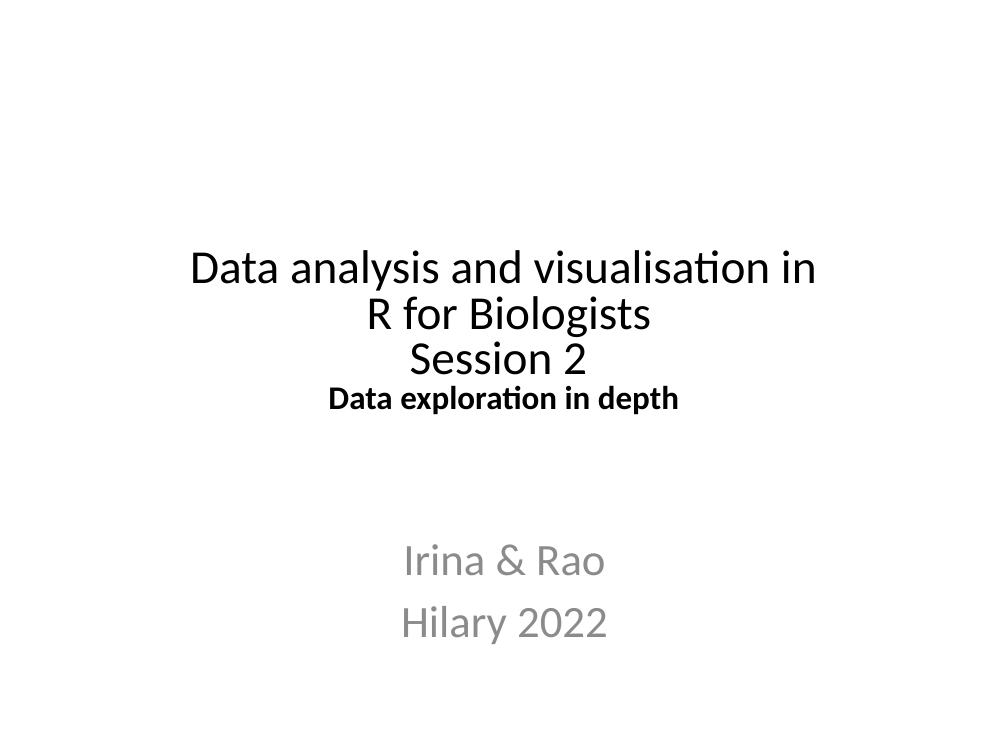
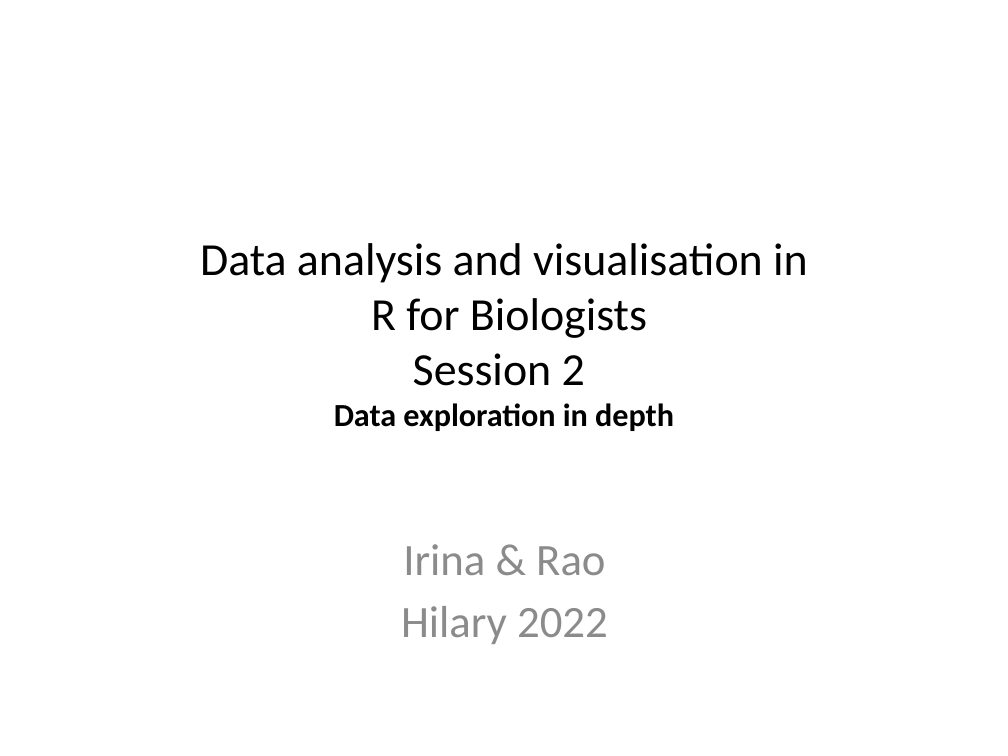
Before and after one commit to sraorao/data_analysis_visualisation_R_HT2022, a slide deck: slide 1 of powerpoint files/Session2.pptx. Drawn at 1008x756 pixels with LibreOffice and Linux fonts; fonts in the diff are those of the drawing. Boxes give left, top, right and bottom in pixels: in the first picture for what was removed or moved away, otherwise in the second. Text is boxed around its words. In the diff, an @@ line names an element or a change of style, - is before the commit and + after.

```diff
--- a/powerpoint files/Session2.pptx
+++ b/powerpoint files/Session2.pptx
@@ text "Data analysis and visualisation in ..." at (200, 243, 808, 431): size 33.8 to 32.8 pt in "Data analysis and visualisation in R for ..."; size 23.7 to 23 pt in "Data exploration in depth"; line spacing 0.8 to 1 @@
```
Also in this commit, not shown: 7 other slides changed, 2 other files.
